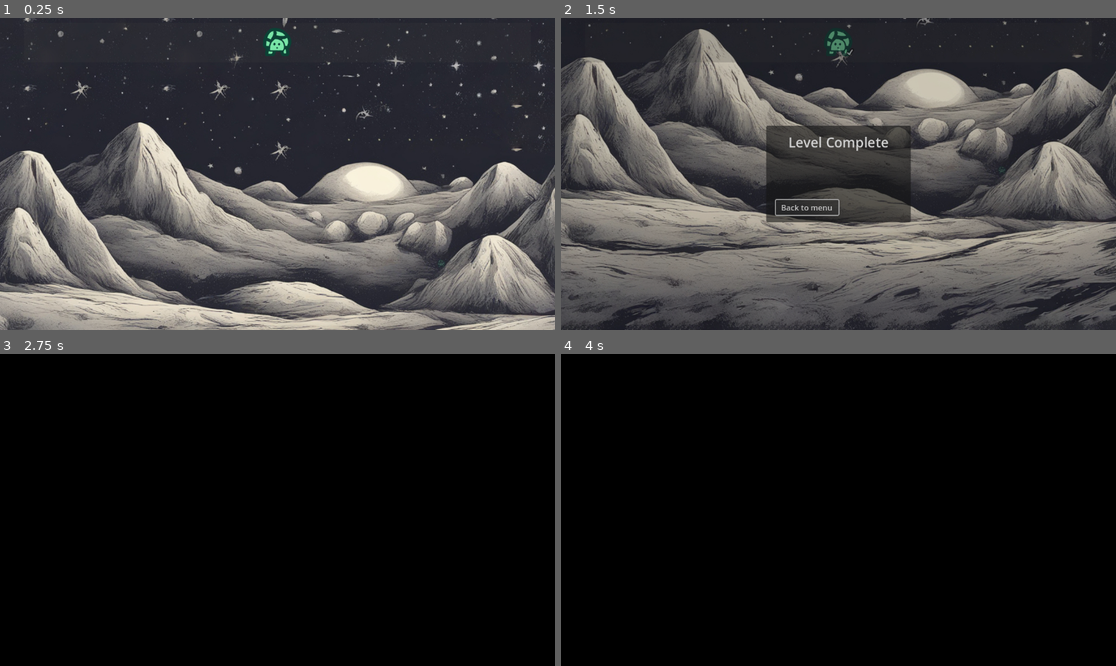
Above: before the commit, frames 1-4 (two rows, left to right).
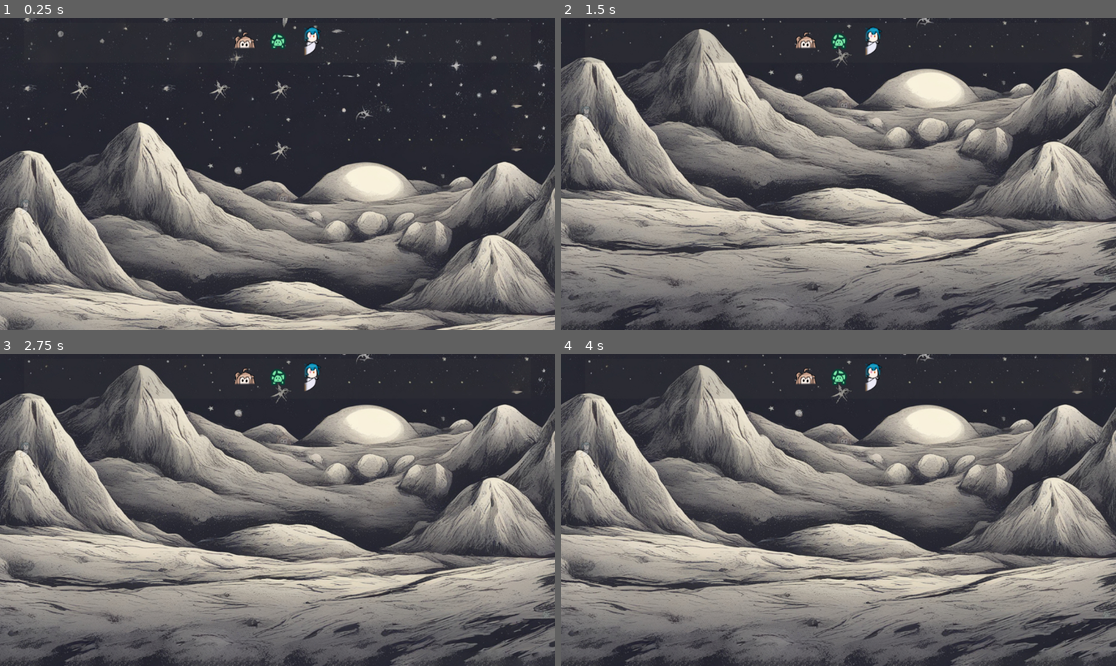
Above: after the commit, the same moments.

Repository: 8uurg/WheresNeuro
Game: Godot game, scene res://Levels/LevelMoon.tscn
Two runs of this game, one before a commit and one after it. Both use one fixed random seed, a clock stepped at 60 frames per second and the inputs below. This scene is started directly instead of the project's main scene.
Inputs (mouse positions are in pixels of both pictures, inside the frame that each line leads up to):
- Up to frame 1 (0.25 s): no input
- Up to frame 2 (1.5 s): tap Enter at 0.5 s; drag from (1005, 264) to (894, 105) at 0.52 s; click (805, 208) at 1.25 s, where only the run before the commit has a clickable "Back to menu"
- Up to frame 3 (2.75 s): drag from (166, 525) to (438, 506) at 2.02 s
- Up to frame 4 (4 s): move the mouse to (894, 441) at 2.77 s; hold Right (ui_right) 2.78-3.5 s; click (894, 441) at 2.92 s; drag from (810, 572) to (672, 463) at 3.52 s

The runs differ from the first frame. In frame 1, 0.7% of the frame differs, in the area x 3-80%, y 2-80%; in frame 2, 40%; in frame 3, 100%, in the area x 0-100%, y 0-100%; in frame 4, 100%.

Commit message:
Add SFX on find, add Miyu to moon level

Diff:
--- a/Levels/LevelCave.tscn
+++ b/Levels/LevelCave.tscn
@@ -1,30 +1,56 @@
-[gd_scene load_steps=5 format=3 uid="uid://dr6ggf2gcxgts"]
+[gd_scene load_steps=10 format=3 uid="uid://dr6ggf2gcxgts"]
 
 [ext_resource type="PackedScene" uid="uid://cd6d6jxbthe1" path="res://MainComponents/BaseLevel.tscn" id="1_6l3y8"]
-[ext_resource type="Texture2D" uid="uid://cx1o7sgcb5k1" path="res://Assets/9e67765c214648eeb7aa8de650ca7cca.jpg" id="2_edooc"]
+[ext_resource type="Texture2D" uid="uid://cx1o7sgcb5k1" path="res://Levels/LevelCaveAssets/9e67765c214648eeb7aa8de650ca7cca.jpg" id="2_edooc"]
 [ext_resource type="PackedScene" uid="uid://dpmlfqrumqokf" path="res://MainComponents/interactable.tscn" id="3_uw6iv"]
+[ext_resource type="Texture2D" uid="uid://brbu0kj4hdoyk" path="res://Levels/LevelCaveAssets/NeuroPeekIcon.png" id="4_2vlcx"]
 [ext_resource type="Texture2D" uid="uid://b7gu8xc7mhrpv" path="res://Assets/tutel.png" id="4_r2yto"]
+[ext_resource type="Texture2D" uid="uid://cdqayomwa5n1o" path="res://Levels/LevelCaveAssets/NeuroPeek.png" id="5_e4eq8"]
+[ext_resource type="Texture2D" uid="uid://b6swmy2p10go6" path="res://Assets/tutelicon.png" id="6_duuvv"]
+
+[sub_resource type="RectangleShape2D" id="RectangleShape2D_tto5s"]
+size = Vector2(32.5, 50.25)
+
+[sub_resource type="RectangleShape2D" id="RectangleShape2D_8q6xu"]
+size = Vector2(16, 18)
 
 [node name="LevelCave" type="Node2D"]
 
 [node name="Level" parent="." instance=ExtResource("1_6l3y8")]
 next_level = "res://Levels/LevelMoon.tscn"
 
+[node name="Camera2D" parent="Level" index="0"]
+max_zoom = 3.0
+
 [node name="Background" type="Sprite2D" parent="Level/Elements" index="0"]
+position = Vector2(-1, 13)
 texture = ExtResource("2_edooc")
 
-[node name="Tutel" parent="Level/Elements" index="1" instance=ExtResource("3_uw6iv")]
-position = Vector2(-133, 0)
-hud_icon = ExtResource("4_r2yto")
+[node name="Neuro" parent="Level/Elements" index="1" instance=ExtResource("3_uw6iv")]
+position = Vector2(-87, 181)
+hud_icon = ExtResource("4_2vlcx")
+
+[node name="BoundingShape" parent="Level/Elements/Neuro" index="0"]
+position = Vector2(-4.25, -0.125)
+shape = SubResource("RectangleShape2D_tto5s")
+
+[node name="Image" parent="Level/Elements/Neuro" index="1"]
+texture = ExtResource("5_e4eq8")
+
+[node name="Tutel" parent="Level/Elements" index="2" instance=ExtResource("3_uw6iv")]
+position = Vector2(398, 103)
+hud_icon = ExtResource("6_duuvv")
 
 [node name="BoundingShape" parent="Level/Elements/Tutel" index="0"]
-position = Vector2(528, 90)
+position = Vector2(1, 4)
+shape = SubResource("RectangleShape2D_8q6xu")
 
 [node name="Image" parent="Level/Elements/Tutel" index="1"]
-modulate = Color(1, 1, 1, 0.133333)
-position = Vector2(528, 89)
-scale = Vector2(0.484375, 0.484375)
+self_modulate = Color(1, 1, 1, 0.12549)
+position = Vector2(0.999998, 3)
+scale = Vector2(0.34375, 0.34375)
 texture = ExtResource("4_r2yto")
 
 [editable path="Level"]
+[editable path="Level/Elements/Neuro"]
 [editable path="Level/Elements/Tutel"]
--- a/Levels/LevelMoon.tscn
+++ b/Levels/LevelMoon.tscn
@@ -1,31 +1,72 @@
-[gd_scene load_steps=5 format=3 uid="uid://cj80otlpy1lb5"]
+[gd_scene load_steps=13 format=3 uid="uid://cj80otlpy1lb5"]
 
 [ext_resource type="PackedScene" uid="uid://cd6d6jxbthe1" path="res://MainComponents/BaseLevel.tscn" id="1_wynyh"]
-[ext_resource type="Texture2D" uid="uid://cevghoca7hyv2" path="res://Assets/b05e95192e004189b83b915dc2adc3c5.jpg" id="2_t2jn1"]
+[ext_resource type="Texture2D" uid="uid://cevghoca7hyv2" path="res://Levels/LevelMoonAssets/b05e95192e004189b83b915dc2adc3c5.jpg" id="2_t2jn1"]
 [ext_resource type="PackedScene" uid="uid://dpmlfqrumqokf" path="res://MainComponents/interactable.tscn" id="3_2q503"]
-[ext_resource type="Texture2D" uid="uid://b7gu8xc7mhrpv" path="res://Assets/tutel.png" id="4_s7h74"]
+[ext_resource type="Texture2D" uid="uid://cshp8faqde7vr" path="res://Levels/LevelMoonAssets/NeuroPeekUp.png" id="4_24b0p"]
+[ext_resource type="Texture2D" uid="uid://hq8eq7xna6pc" path="res://Levels/LevelMoonAssets/NeuroPeekUpIcon.png" id="4_ondx1"]
+[ext_resource type="Texture2D" uid="uid://b6swmy2p10go6" path="res://Assets/tutelicon.png" id="4_yhbip"]
+[ext_resource type="Texture2D" uid="uid://bjewwni34ksom" path="res://Levels/LevelMoonAssets/tutel.png" id="5_45nak"]
+[ext_resource type="Texture2D" uid="uid://bdgwkmsrwhqhp" path="res://Levels/LevelMoonAssets/MiyuPeek.png" id="8_3lbmm"]
+[ext_resource type="Texture2D" uid="uid://cwc1p47l3o3ub" path="res://Levels/LevelMoonAssets/MiyuPeekIcon.png" id="8_rnutp"]
+
+[sub_resource type="RectangleShape2D" id="RectangleShape2D_yk5ds"]
+size = Vector2(26, 20)
+
+[sub_resource type="RectangleShape2D" id="RectangleShape2D_18p6x"]
+size = Vector2(13, 12)
+
+[sub_resource type="RectangleShape2D" id="RectangleShape2D_gpm6f"]
+size = Vector2(13, 26)
 
 [node name="LevelMoon" type="Node2D"]
 
 [node name="Level" parent="." instance=ExtResource("1_wynyh")]
 
-[node name="LevelComplete" parent="Level/HUD" index="1"]
-anchors_preset = 8
+[node name="Camera2D" parent="Level" index="0"]
+max_zoom = 3.0
 
 [node name="Background" type="Sprite2D" parent="Level/Elements" index="0"]
 texture = ExtResource("2_t2jn1")
 
-[node name="Tutel" parent="Level/Elements" index="1" instance=ExtResource("3_2q503")]
+[node name="Neuro" parent="Level/Elements" index="1" instance=ExtResource("3_2q503")]
+position = Vector2(17, 45)
+hud_icon = ExtResource("4_ondx1")
+
+[node name="BoundingShape" parent="Level/Elements/Neuro" index="0"]
+position = Vector2(-6, -2)
+shape = SubResource("RectangleShape2D_yk5ds")
+
+[node name="Image" parent="Level/Elements/Neuro" index="1"]
+position = Vector2(11, -28)
+texture = ExtResource("4_24b0p")
+
+[node name="Tutel" parent="Level/Elements" index="2" instance=ExtResource("3_2q503")]
 modulate = Color(1, 1, 1, 0.203922)
-position = Vector2(302, 164)
-hud_icon = ExtResource("4_s7h74")
+position = Vector2(495, 364)
+hud_icon = ExtResource("4_yhbip")
 
 [node name="BoundingShape" parent="Level/Elements/Tutel" index="0"]
-position = Vector2(0, 0.5)
+position = Vector2(0, 1)
+shape = SubResource("RectangleShape2D_18p6x")
 
 [node name="Image" parent="Level/Elements/Tutel" index="1"]
 scale = Vector2(0.25, 0.25)
-texture = ExtResource("4_s7h74")
+texture = ExtResource("5_45nak")
+
+[node name="Miyu" parent="Level/Elements" index="3" instance=ExtResource("3_2q503")]
+position = Vector2(-463, 58)
+hud_icon = ExtResource("8_rnutp")
+
+[node name="BoundingShape" parent="Level/Elements/Miyu" index="0"]
+position = Vector2(-1.5, 1)
+shape = SubResource("RectangleShape2D_gpm6f")
+
+[node name="Image" parent="Level/Elements/Miyu" index="1"]
+scale = Vector2(0.48, 0.48)
+texture = ExtResource("8_3lbmm")
 
 [editable path="Level"]
+[editable path="Level/Elements/Neuro"]
 [editable path="Level/Elements/Tutel"]
+[editable path="Level/Elements/Miyu"]
--- a/MainComponents/Interactable.gd
+++ b/MainComponents/Interactable.gd
@@ -18,4 +18,7 @@
 
 func interact():
 	# Indicate that we have been found to the registry - note that some form of detection mechanism
-	InteractableRegistry.found(interaction_key)
+	var newly_found = InteractableRegistry.found(interaction_key)
+
+	if newly_found:
+		$FoundSound.play()
--- a/MainComponents/InteractableRegistry.gd
+++ b/MainComponents/InteractableRegistry.gd
@@ -50,7 +50,7 @@
 
 func found(key):
 	# Ignore clicks on elements that were already found.
-	if was_found.get(key, true): return
+	if was_found.get(key, true): return false
 	# Mark as found
 	was_found[key] = true
 	# Update.
@@ -65,3 +65,4 @@
 	hud_elem.found()
 	if num_found == num_to_be_found:
 		all_found.emit()
+	return true
--- a/MainComponents/interactable.tscn
+++ b/MainComponents/interactable.tscn
@@ -1,9 +1,10 @@
-[gd_scene load_steps=3 format=3 uid="uid://dpmlfqrumqokf"]
+[gd_scene load_steps=4 format=3 uid="uid://dpmlfqrumqokf"]
 
 [ext_resource type="Script" path="res://MainComponents/Interactable.gd" id="1_0nw27"]
+[ext_resource type="AudioStream" uid="uid://cxhc44rqysp0g" path="res://Assets/drop_004.ogg" id="2_i7pq2"]
 
 [sub_resource type="RectangleShape2D" id="RectangleShape2D_iyo6n"]
-size = Vector2(14, 15)
+size = Vector2(13, 26)
 
 [node name="Interactable" type="Area2D"]
 script = ExtResource("1_0nw27")
@@ -12,3 +13,6 @@
 shape = SubResource("RectangleShape2D_iyo6n")
 
 [node name="Image" type="Sprite2D" parent="."]
+
+[node name="FoundSound" type="AudioStreamPlayer" parent="."]
+stream = ExtResource("2_i7pq2")
--- a/MainComponents/to_be_found_item.tscn
+++ b/MainComponents/to_be_found_item.tscn
@@ -8,14 +8,14 @@
 tracks/0/type = "value"
 tracks/0/imported = false
 tracks/0/enabled = true
-tracks/0/path = NodePath(".:modulate")
+tracks/0/path = NodePath(".:self_modulate")
 tracks/0/interp = 1
 tracks/0/loop_wrap = true
 tracks/0/keys = {
 "times": PackedFloat32Array(0, 1),
 "transitions": PackedFloat32Array(1, 1),
 "update": 0,
-"values": [Color(1, 1, 1, 1), Color(1, 1, 1, 0.627451)]
+"values": [Color(1, 1, 1, 1), Color(1, 1, 1, 0.27451)]
 }
 tracks/1/type = "value"
 tracks/1/imported = false
--- a/Menus/Credits.tscn
+++ b/Menus/Credits.tscn
@@ -67,7 +67,9 @@
 	Levels: Cave, Stable Diffusion - Stable Diffusion / AI
 
 Logo: x8uurg
-"
+
+SFX:
+	Interface Sounds - Kenney.nl"
 
 [node name="MainMenuButton" type="Button" parent="."]
 layout_mode = 1
Not shown, added: Assets/drop_004.ogg.import
Binary file added: Assets/tutelicon.png
Not shown, added: Assets/tutelicon.png.import
Renamed: Assets/9e67765c214648eeb7aa8de650ca7cca.jpg -> Levels/LevelCaveAssets/9e67765c214648eeb7aa8de650ca7cca.jpg
Not shown, changed: Levels/LevelCaveAssets/9e67765c214648eeb7aa8de650ca7cca.jpg.import
Binary file added: Levels/LevelCaveAssets/NeuroPeek.png
Not shown, added: Levels/LevelCaveAssets/NeuroPeek.png.import
Binary file added: Levels/LevelCaveAssets/NeuroPeekIcon.png
Not shown, added: Levels/LevelCaveAssets/NeuroPeekIcon.png.import
Binary file added: Levels/LevelMoonAssets/MiyuPeek.png
Not shown, added: Levels/LevelMoonAssets/MiyuPeek.png.import
Binary file added: Levels/LevelMoonAssets/MiyuPeekIcon.png
(and 10 more such lines)
